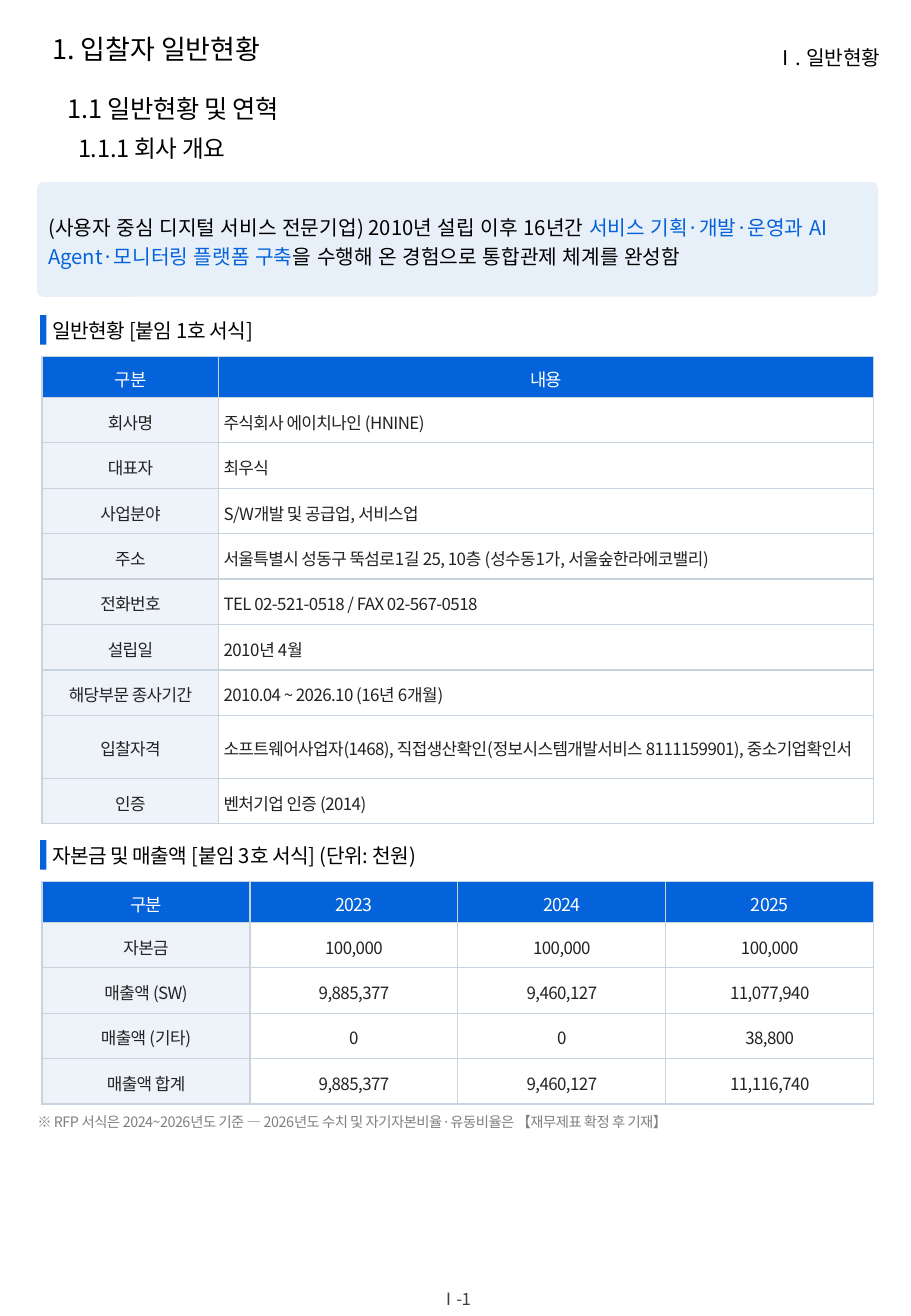
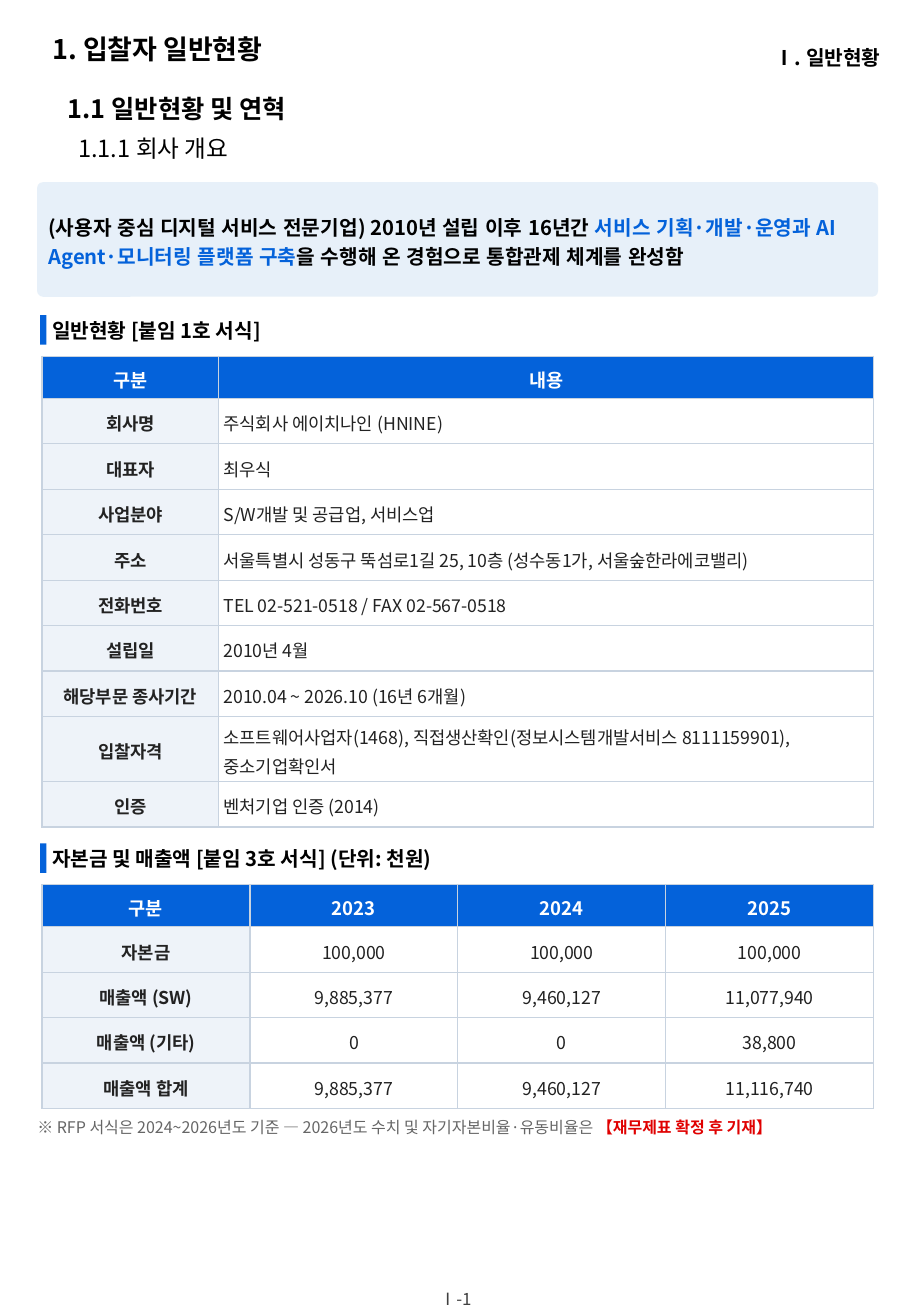
Before and after one commit to hwangsteeve-tech/hbjw, a slide deck: slide 4 of proposals/2026-10_kcg-aiops-relay/kcg_proposal.pptx. Drawn at 911x1316 pixels with LibreOffice and Linux fonts; fonts in the diff are those of the drawing; background and template pictures are left out. Boxes give left, top, right and bottom in pixels: in the first picture for what was removed or moved away, otherwise in the second. Text is boxed around its words. In the diff, an @@ line names an element or a change of style, - is before the commit and + after.

```diff
--- a/proposals/2026-10_kcg-aiops-relay/kcg_proposal.pptx
+++ b/proposals/2026-10_kcg-aiops-relay/kcg_proposal.pptx
@@ text "1.1 일반현황 및 연혁" at (x1=68, y1=96, x2=286, y2=121): letter spacing -0.2 to 0 pt, bold on @@
@@ text "1.1.1 회사 개요" at (x1=78, y1=137, x2=228, y2=159): letter spacing -0.2 to 0 pt @@
@@ bold on in 3 elements at (x1=52, y1=36, x2=262, y2=62), (x1=775, y1=48, x2=880, y2=67), (x1=38, y1=182, x2=878, y2=296) @@
@@ text "일반현황 [붙임 1호 서식]" at (x1=52, y1=321, x2=261, y2=342): letter spacing -0.3 to 0 pt, bold on @@
@@ table at (x1=43, y1=356, x2=873, y2=827) @@
@@ size 10.5 to 11 pt in "구분", "내용" @@
@@ letter spacing -0.3 to 0 pt, size 10 to 10.5 pt @@
@@ bold on in "구분", "내용", "회사명", "대표자" and 7 more places @@
@@ text "자본금 및 매출액 [붙임 3호 ..." at (x1=52, y1=849, x2=431, y2=870): letter spacing -0.3 to 0 pt, bold on @@
@@ table at (x1=43, y1=884, x2=873, y2=1108) @@
@@ size 10.5 to 11 pt in "구분", "2023", "2024", "2025" @@
@@ letter spacing -0.3 to 0 pt @@
@@ bold on in "구분", "2023", "2024", "2025" and 4 more places @@
@@ size 10 to 10.5 pt in "자본금", "100,000", "100,000", "100,000" and 12 more places @@
@@ text "※ RFP 서식은 2024~2026년도 기준 ..." at (x1=57, y1=1119, x2=772, y2=1135): size 8.5 to 9.5 pt, letter spacing -0.3 to 0 pt; text colour #808080 to #666666 in "※ RFP 서식은 2024~2026년도 기준 — 2026년도 ..."; text colour #808080 to #E00000, bold on in "【재무제표 확정 후 기재】" @@
@@ text "Ⅰ-1" at (x1=439, y1=1292, x2=471, y2=1305): letter spacing -0.3 to 0 pt @@
```
Also in this commit, not shown: 53 other slides changed, 19 other files.
